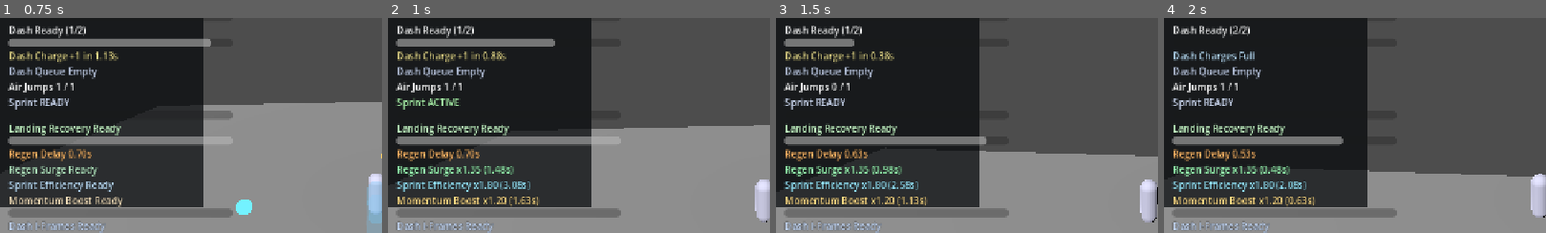
Above: before the commit, frames 1-4 (left to right).
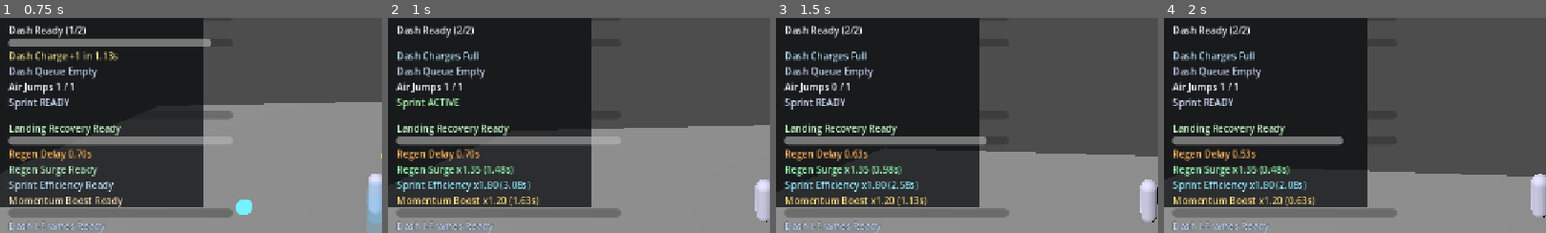
Above: after the commit, the same moments.

Repository: thegoatleroyjenkins/arpg-game
Game: Godot game, scene res://prototype3d/main_3d.tscn
The game is run twice, just before and just after one commit, with the same random seed, the same clock (stepped at 60 frames per second) and the same inputs. This scene is started directly instead of the project's main scene.
Inputs (mouse positions are % of the whole screen's width and height, from its top left):
- Up to frame 1 (0.75 s): tap Enter (ui_accept) at 0.5 s; move the mouse to (55, 50) at 0.52 s; hold W (move_up) from 0.53 s (still down); hold Shift (sprint) from 0.53 s (still down); tap Q (dash) at 0.6 s
- Up to frame 2 (1 s): keep holding W (move_up); keep holding Shift (sprint); tap Space (jump) at 0.77 s
- Up to frame 3 (1.5 s): keep holding W (move_up); tap Space (jump) at 1.07 s; move the mouse to (45, 50) at 1.27 s; release Shift (sprint) at 1.28 s; tap Shift (sprint) at 1.35 s
- Up to frame 4 (2 s): keep holding W (move_up); tap Space (jump) at 1.52, 1.55, 1.82 s
The pictures show only the part of the screen within x 1-51%, y 14-64%; the shares and areas given below are measured in that part.

Frame 1 is identical in both runs. In frame 2, 2.2% of the frame differs, in the area x 2-44%, y 3-21%; in frame 3, 1.4%; in frame 4, nothing differs.

Commit message:
Add data-driven stamina orb dash charge recovery

Diff:
--- a/prototype3d/player_3d.gd
+++ b/prototype3d/player_3d.gd
@@ -877,6 +877,27 @@
 	_emit_move_speed_boost_changed()
 	return max(0.0, move_speed_boost_left - previous_remaining)
 
+func restore_dash_charges(count: int) -> int:
+	var grant_count: int = max(0, count)
+	if grant_count <= 0:
+		return 0
+	var max_dash_charges: int = max(1, tuning.dash_max_charges)
+	if dash_charges >= max_dash_charges:
+		return 0
+	var previous_charges: int = dash_charges
+	dash_charges = min(max_dash_charges, dash_charges + grant_count)
+	if dash_charges >= max_dash_charges:
+		dash_charge_recharge_left = 0.0
+	else:
+		if dash_charge_recharge_left <= 0.0:
+			dash_charge_recharge_left = max(0.01, tuning.dash_charge_recovery_time)
+		else:
+			dash_charge_recharge_left = min(dash_charge_recharge_left, max(0.01, tuning.dash_charge_recovery_time))
+	_emit_dash_charges_changed()
+	_emit_dash_charge_recharge_changed()
+	_emit_dash_cooldown_changed()
+	return dash_charges - previous_charges
+
 func restore_air_jumps(count: int) -> int:
 	var grant_count: int = max(0, count)
 	if grant_count <= 0:
--- a/prototype3d/stamina_pickup_3d.gd
+++ b/prototype3d/stamina_pickup_3d.gd
@@ -22,6 +22,11 @@
 @export_range(0.0, 1.0, 0.01) var min_collect_missing_dash_ratio: float = 0.1
 @export_range(0.0, 1.0, 0.01) var magnet_missing_dash_ratio: float = 0.2
 
+@export_group("Dash Charge Recovery")
+@export var dash_charge_restore_count: int = 1
+@export_range(0.0, 1.0, 0.01) var min_collect_missing_dash_charge_ratio: float = 0.34
+@export_range(0.0, 1.0, 0.01) var magnet_missing_dash_charge_ratio: float = 0.5
+
 @export_group("Air Jump Recovery")
 @export var air_jump_recovery_count: int = 1
 @export_range(0.0, 1.0, 0.01) var min_collect_missing_air_jump_ratio: float = 0.34
@@ -124,10 +129,11 @@
 	var target: Node3D = body as Node3D
 	var wants_stamina: bool = _target_needs_stamina_for_collection(target)
 	var wants_dash_recovery: bool = _target_needs_dash_recovery(target, min_collect_missing_dash_ratio)
+	var wants_dash_charge_recovery: bool = _target_needs_dash_charge_recovery(target, min_collect_missing_dash_charge_ratio)
 	var wants_air_jump_recovery: bool = _target_needs_air_jump_recovery(target, min_collect_missing_air_jump_ratio)
 	var wants_sprint_efficiency_boost: bool = _target_needs_sprint_efficiency_boost(target)
 	var wants_move_speed_boost: bool = _target_needs_move_speed_boost(target)
-	if not wants_stamina and not wants_dash_recovery and not wants_air_jump_recovery and not wants_sprint_efficiency_boost and not wants_move_speed_boost:
+	if not wants_stamina and not wants_dash_recovery and not wants_dash_charge_recovery and not wants_air_jump_recovery and not wants_sprint_efficiency_boost and not wants_move_speed_boost:
 		return
 
 	var restored: float = 0.0
@@ -138,6 +144,10 @@
 	if dash_recovery_bonus_seconds > 0.0 and target.has_method("refund_dash_recovery") and wants_dash_recovery:
 		dash_recovered = float(target.call("refund_dash_recovery", dash_recovery_bonus_seconds))
 
+	var dash_charges_recovered: int = 0
+	if dash_charge_restore_count > 0 and target.has_method("restore_dash_charges") and wants_dash_charge_recovery:
+		dash_charges_recovered = int(target.call("restore_dash_charges", dash_charge_restore_count))
+
 	var air_jumps_recovered: int = 0
 	if air_jump_recovery_count > 0 and target.has_method("restore_air_jumps") and wants_air_jump_recovery:
 		air_jumps_recovered = int(target.call("restore_air_jumps", air_jump_recovery_count))
@@ -154,7 +164,7 @@
 	if wants_move_speed_boost and move_speed_boost_duration > 0.0 and move_speed_boost_multiplier > 1.0 and target.has_method("apply_move_speed_boost"):
 		move_speed_boost_applied = float(target.call("apply_move_speed_boost", move_speed_boost_duration, move_speed_boost_multiplier))
 
-	if restored <= 0.0 and dash_recovered <= 0.0 and air_jumps_recovered <= 0 and regen_boost_applied <= 0.0 and sprint_efficiency_boost_applied <= 0.0 and move_speed_boost_applied <= 0.0:
+	if restored <= 0.0 and dash_recovered <= 0.0 and dash_charges_recovered <= 0 and air_jumps_recovered <= 0 and regen_boost_applied <= 0.0 and sprint_efficiency_boost_applied <= 0.0 and move_speed_boost_applied <= 0.0:
 		return
 	_deactivate()
 
@@ -273,6 +283,7 @@
 func _target_needs_any_recovery(player: Node3D, stamina_threshold: float, dash_threshold: float, air_jump_threshold: float) -> bool:
 	return _target_needs_stamina_with_threshold(player, stamina_threshold) \
 		or _target_needs_dash_recovery(player, dash_threshold) \
+		or _target_needs_dash_charge_recovery(player, magnet_missing_dash_charge_ratio) \
 		or _target_needs_air_jump_recovery(player, air_jump_threshold)
 
 func _target_needs_stamina(player: Node3D) -> bool:
@@ -301,6 +312,19 @@
 		return true
 	var max_value: float = max(0.01, float(player.call("_next_dash_ready_max")))
 	var missing_ratio: float = clamp(remaining / max_value, 0.0, 1.0)
+	return missing_ratio >= clamp(threshold_ratio, 0.0, 1.0)
+
+func _target_needs_dash_charge_recovery(player: Node3D, threshold_ratio: float) -> bool:
+	if dash_charge_restore_count <= 0:
+		return false
+	if not player.has_method("restore_dash_charges"):
+		return false
+	var tuning: Resource = player.get("tuning")
+	if tuning == null:
+		return false
+	var max_dash_charges: int = max(1, int(tuning.get("dash_max_charges")))
+	var current_dash_charges: int = clampi(int(player.get("dash_charges")), 0, max_dash_charges)
+	var missing_ratio: float = float(max_dash_charges - current_dash_charges) / float(max_dash_charges)
 	return missing_ratio >= clamp(threshold_ratio, 0.0, 1.0)
 
 func _target_needs_air_jump_recovery(player: Node3D, threshold_ratio: float) -> bool:
--- a/prototype3d/stamina_pickup_profile_3d.gd
+++ b/prototype3d/stamina_pickup_profile_3d.gd
@@ -23,6 +23,11 @@
 @export var dash_recovery_bonus_seconds: float = 0.35
 @export_range(0.0, 1.0, 0.01) var min_collect_missing_dash_ratio: float = 0.1
 @export_range(0.0, 1.0, 0.01) var magnet_missing_dash_ratio: float = 0.2
+
+@export_group("Dash Charge Recovery")
+@export var dash_charge_restore_count: int = 1
+@export_range(0.0, 1.0, 0.01) var min_collect_missing_dash_charge_ratio: float = 0.34
+@export_range(0.0, 1.0, 0.01) var magnet_missing_dash_charge_ratio: float = 0.5
 
 @export_group("Air Jump Recovery")
 @export var air_jump_recovery_count: int = 1
--- a/prototype3d/stamina_pickup_profile_quick_3d.tres
+++ b/prototype3d/stamina_pickup_profile_quick_3d.tres
@@ -6,6 +6,9 @@
 script = ExtResource("1_profile_script")
 stamina_restore = 18.0
 respawn_time = 6.0
+dash_charge_restore_count = 1
+min_collect_missing_dash_charge_ratio = 0.25
+magnet_missing_dash_charge_ratio = 0.4
 sprint_efficiency_boost_duration = 3.2
 sprint_efficiency_boost_multiplier = 1.8
 visual_albedo_color = Color(1, 0.82, 0.4, 1)
--- a/prototype3d/stamina_pickup_profile_standard_3d.tres
+++ b/prototype3d/stamina_pickup_profile_standard_3d.tres
@@ -6,6 +6,7 @@
 script = ExtResource("1_profile_script")
 stamina_restore = 24.0
 respawn_time = 8.0
+dash_charge_restore_count = 0
 sprint_efficiency_boost_duration = 2.0
 sprint_efficiency_boost_multiplier = 1.35
 visual_albedo_color = Color(0.45, 0.95, 1, 1)
Not shown, changed: README.md
